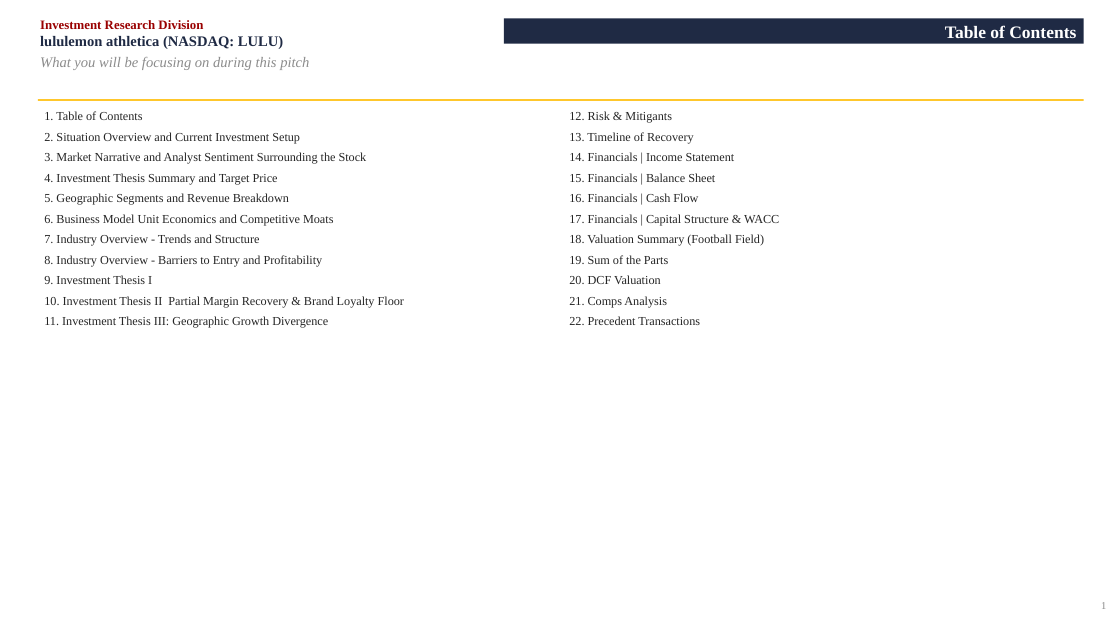
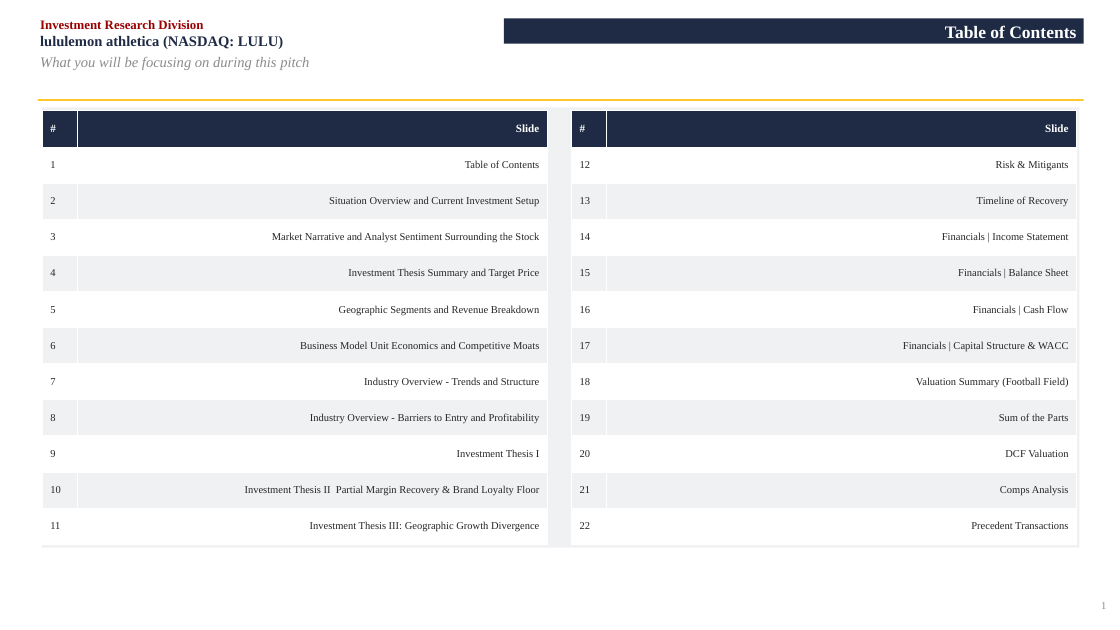
Before and after one commit to vengeanceaiUSC/RM, a slide deck: slide 1 of LULU/LULU_Investment_Pitch_Deck.pptx. Drawn at 1120x630 pixels with LibreOffice and Linux fonts; fonts in the diff are those of the drawing. Boxes give left, top, right and bottom in pixels: in the first picture for what was removed or moved away, otherwise in the second. Text is boxed around its words. In the diff, an @@ line names an element or a change of style, - is before the commit and + after.

```diff
--- a/LULU/LULU_Investment_Pitch_Deck.pptx
+++ b/LULU/LULU_Investment_Pitch_Deck.pptx
@@ rectangle added at (42,108,1080,548), fill #F0F1F3 @@
@@ table added at (42,111,548,544), 12 rows, 2 columns @@
+# | Slide
+1 | Table of Contents
+2 | Situation Overview and Current Investment Setup
+3 | Market Narrative and Analyst Sentiment Surrounding the Stock
+4 | Investment Thesis Summary and Target Price
+5 | Geographic Segments and Revenue Breakdown
+6 | Business Model Unit Economics and Competitive Moats
+7 | Industry Overview - Trends and Structure
+8 | Industry Overview - Barriers to Entry and Profitability
+9 | Investment Thesis I
+10 | Investment Thesis II Partial Margin Recovery & Brand Loyalty Floor
+11 | Investment Thesis III: Geographic Growth Divergence
@@ text removed at (44,111,404,328) @@
-1. Table of Contents
-2. Situation Overview and Current Investment Setup
-3. Market Narrative and Analyst Sentiment Surrounding the Stock
-4. Investment Thesis Summary and Target Price
-5. Geographic Segments and Revenue Breakdown
-6. Business Model Unit Economics and Competitive Moats
-7. Industry Overview - Trends and Structure
-8. Industry Overview - Barriers to Entry and Profitability
-9. Investment Thesis I
-10. Investment Thesis II Partial Margin Recovery & Brand Loyalty Floor
-11. Investment Thesis III: Geographic Growth Divergence
@@ text removed at (569,111,779,325) @@
-12. Risk & Mitigants
-13. Timeline of Recovery
-14. Financials | Income Statement
-15. Financials | Balance Sheet
-16. Financials | Cash Flow
-17. Financials | Capital Structure & WACC
-18. Valuation Summary (Football Field)
-19. Sum of the Parts
-20. DCF Valuation
-21. Comps Analysis
-22. Precedent Transactions
@@ table added at (571,111,1077,544), 12 rows, 2 columns @@
+# | Slide
+12 | Risk & Mitigants
+13 | Timeline of Recovery
+14 | Financials | Income Statement
+15 | Financials | Balance Sheet
+16 | Financials | Cash Flow
+17 | Financials | Capital Structure & WACC
+18 | Valuation Summary (Football Field)
+19 | Sum of the Parts
+20 | DCF Valuation
+21 | Comps Analysis
+22 | Precedent Transactions
```
Also in this commit, not shown: 2 other files.
